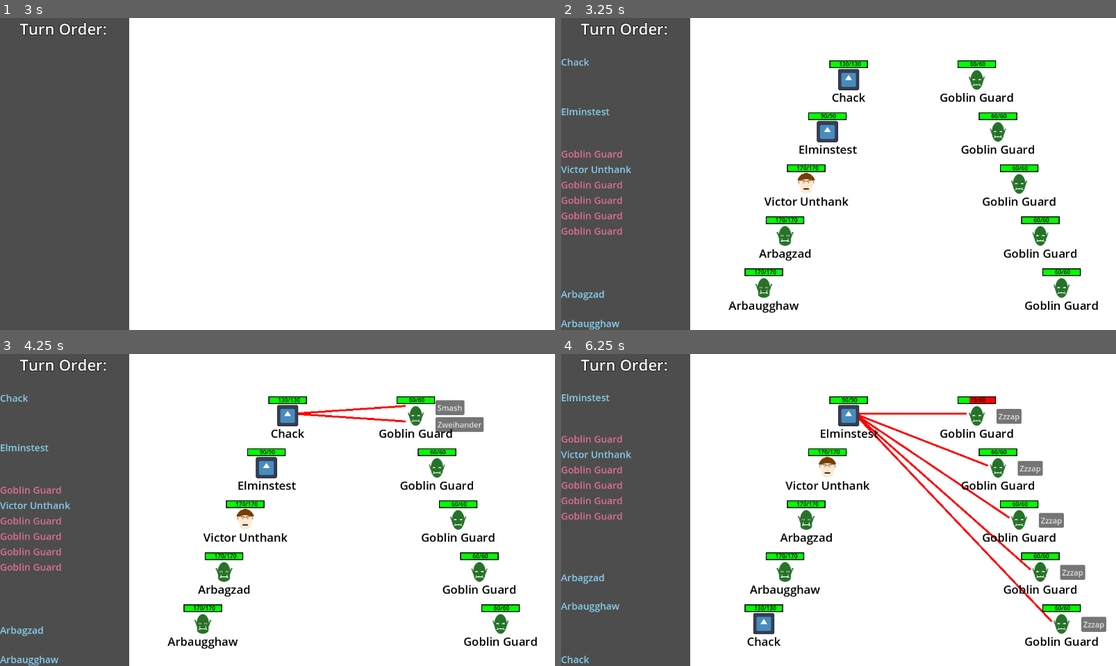
Above: before the commit, frames 1-4 (two rows, left to right).
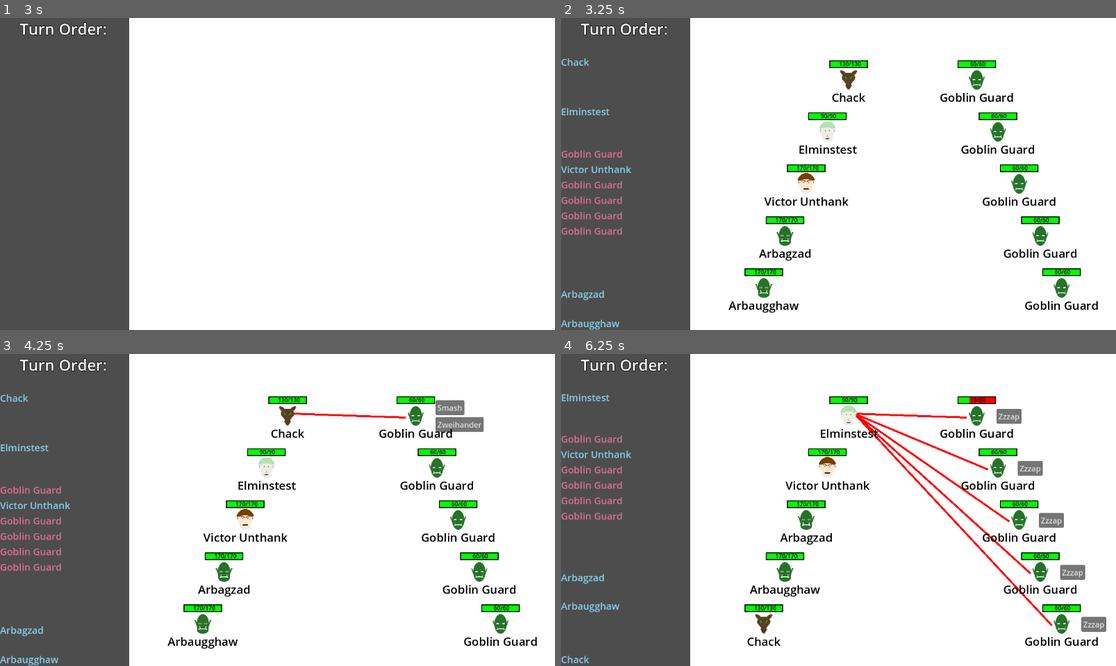
Above: after the commit, the same moments.

Repository: Habidakus/wild-jam-78-erase
Game: Godot game, scene res://Scenes/main.tscn
The game is run twice, just before and just after one commit, with the same random seed, the same clock (stepped at 60 frames per second) and the same inputs. The engine's default icon, where the game draws it, is replaced by a stand-in: a white triangle on a blue panel in a dark square.
Inputs (mouse positions are in pixels of both pictures, inside the frame that each line leads up to):
- Up to frame 1 (3 s): tap Enter at 0.5, 2, 2.75 s; move the mouse to (399, 158) at 0.52 s; click (399, 158) at 0.67 s; click "Play" at 1.25 s; move the mouse to (166, 189) at 2.02 s; click (166, 189) at 2.17 s; move the mouse to (333, 105) at 2.77 s; click (333, 105) at 2.92 s
- Up to frame 2 (3.25 s): no input
- Up to frame 3 (4.25 s): tap Space at 3.5 s; move the mouse to (249, 572) at 3.52 s; click (249, 572) at 3.67 s
- Up to frame 4 (6.25 s): click "Smash" at 4.25 s; move the mouse to (1005, 556) at 5.02 s; click (1005, 556) at 5.17 s; move the mouse to (672, 463) at 5.77 s; click (672, 463) at 5.92 s

Frame 1 is identical in both runs. In frame 2, 0.5% of the frame differs, in the area x 46-54%, y 16-40%; in frame 3, 0.9%; in frame 4, 2.4%, in the area x 34-89%, y 16-90%.

Commit message:
Added elf and ratman icons

Diff:
--- a/Scripts/game.gd
+++ b/Scripts/game.gd
@@ -361,7 +361,7 @@
 func human_hover_over_action(b : bool, move : EAction) -> void:
 	if b:
 		var dmg : float = game_state.get_unit_by_id(move.targetID).calculate_damage_from_attack(move.attack)
-		print(move.attack.attack_name + " for " + str(round(dmg * 10) / 10) + " damage.")
+		#print(move.attack.attack_name + " for " + str(round(dmg * 10) / 10) + " damage.")
 
 func human_click_on_action(move : EAction) -> void:
 	game_state = move.resulting_state
--- a/Scripts/unit_graphics.gd
+++ b/Scripts/unit_graphics.gd
@@ -3,7 +3,7 @@
 var max_health_width : float
 const our_scene : Resource = preload("res://Scenes/unit.tscn")
 
-var attack_list : Array
+var attack_list : Array[UnitGraphics]
 var action_buttons : Array[Button]
 var attack_buttons : Array[Button]
 
@@ -27,23 +27,8 @@
 
 func _draw() -> void:
 	const half_unit_graphic_height : float = 16.0
-	var attack_target_count : Dictionary # <UnitGraphics, int>
-	for attack : Array in attack_list:
-		var target : UnitGraphics = attack[0] as UnitGraphics
-		if attack_target_count.has(target):
-			attack_target_count[target] += 1
-		else:
-			attack_target_count[target] = 1
-	var attack_target_placed : Dictionary # <UnitGraphics, int>
-	for attack : Array in attack_list:
-		var target : UnitGraphics = attack[0] as UnitGraphics
-		var tcount : int = 0
-		if attack_target_placed.has(target):
-			tcount = attack_target_placed[target]
-			attack_target_placed[target] += 1
-		else:
-			attack_target_placed[target] = 1
-		var target_pos : Vector2 = Vector2(0, 16 + calculate_offset(tcount, attack_target_count[target], half_unit_graphic_height)) + target.global_position - self.global_position
+	for target : UnitGraphics in attack_list:
+		var target_pos : Vector2 = Vector2(0, 16 + half_unit_graphic_height / 2) + target.global_position - self.global_position
 		draw_line(Vector2(32, 16), target_pos, Color.RED, 4)
 
 func set_unit_name(n : String) -> void:
@@ -64,7 +49,8 @@
 	action_buttons.append(create_button(false, attack, target_stats, hover_callback, click_callback))
 
 func add_draw_attack(target_graphics : UnitGraphics, attack : AttackStats, target_stats : UnitStats, hover_callback : Callable, click_callback : Callable) -> void:
-	attack_list.append([target_graphics, attack])
+	if !attack_list.has(target_graphics):
+		attack_list.append(target_graphics)
 	target_graphics.activate_attack_button(hover_callback, click_callback, attack, target_stats)
 	queue_redraw()
 
--- a/Scripts/unit_mod.gd
+++ b/Scripts/unit_mod.gd
@@ -115,10 +115,10 @@
 
 static var s_species_human : UnitMod = create("Human").set_attack(s_short_sword_attack).set_namer("create_human_name").set_icon(UnitStats.Icon.Human)
 static var s_species_dwarf : UnitMod = create("Dwarf").add_health(35).add_armor(10).add_slowness(2).set_namer("create_dwarf_name").set_icon(UnitStats.Icon.Dwarf)
-static var s_species_elf : UnitMod = create("Elf").add_slowness(-1.5).add_health(-10).set_namer("create_elf_name")
+static var s_species_elf : UnitMod = create("Elf").add_slowness(-1.5).add_health(-10).set_namer("create_elf_name").set_icon(UnitStats.Icon.Elf)
 static var s_species_halfling : UnitMod = create("Halfling").set_attack(s_sling_attack).add_health(-20).add_slowness(-2).set_namer("create_halfling_name").set_icon(UnitStats.Icon.Halfling)
 static var s_species_orc : UnitMod = create("Orc").add_health(70).add_slowness(2.25).set_namer("create_orc_name").set_icon(UnitStats.Icon.Orc)
-static var s_species_ratman : UnitMod = create("Ratman").add_health(-40).add_slowness(-3.25).set_namer("create_ratman_name")
+static var s_species_ratman : UnitMod = create("Ratman").add_health(-40).add_slowness(-3.25).set_namer("create_ratman_name").set_icon(UnitStats.Icon.Ratman)
 
 static func pick_random_species(rnd : RandomNumberGenerator) -> UnitMod:
 	match rnd.randi_range(0, 5):
--- a/Scripts/unit_stats.gd
+++ b/Scripts/unit_stats.gd
@@ -1,7 +1,7 @@
 class_name UnitStats extends RefCounted
 
 enum Side { NEITHER, HUMAN, COMPUTER }
-enum Icon { UNSET, Dwarf, Halfling, Human, Orc, Goblin }
+enum Icon { UNSET, Dwarf, Halfling, Human, Orc, Goblin, Ratman, Elf }
 
 var id : int = -1
 var max_health : float
@@ -129,6 +129,8 @@
 const icon_halfling : Texture = preload("res://Art/Species_Halfling.png")
 const icon_orc : Texture = preload("res://Art/Species_Orc.png")
 const icon_goblin : Texture = preload("res://Art/Species_Goblin.png")
+const icon_ratman : Texture = preload("res://Art/Species_Ratman.png")
+const icon_elf : Texture = preload("res://Art/Species_Elf.png")
 func get_texture() -> Texture:
 	match icon:
 		UnitStats.Icon.Human:
@@ -141,6 +143,10 @@
 			return icon_orc
 		UnitStats.Icon.Goblin:
 			return icon_goblin
+		UnitStats.Icon.Ratman:
+			return icon_ratman
+		UnitStats.Icon.Elf:
+			return icon_elf
 	return null
 
 func get_health_desc() -> String:
Binary file added: Art/Species_Elf.png
Not shown, added: Art/Species_Elf.png.import
Binary file added: Art/Species_Ratman.png
Not shown, added: Art/Species_Ratman.png.import
